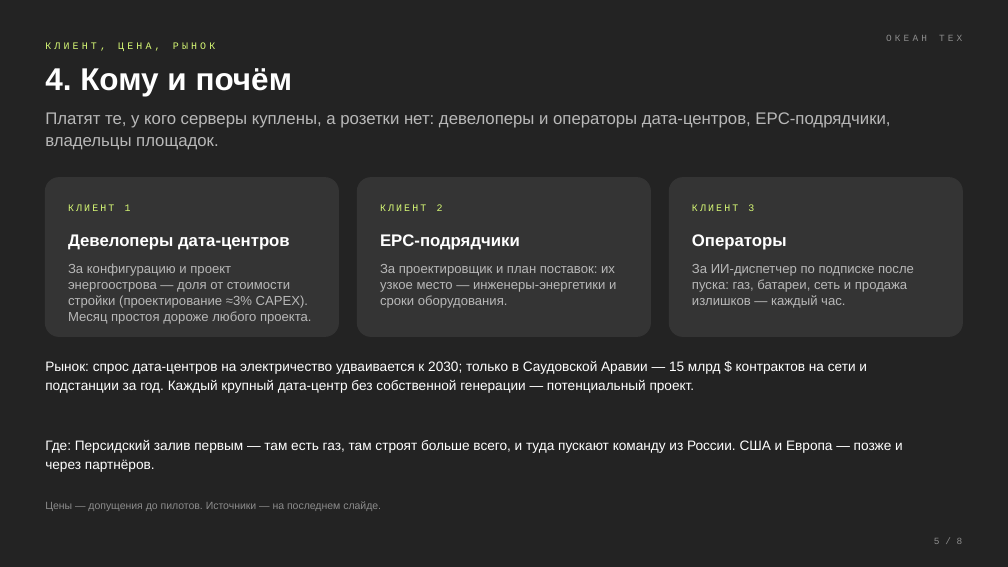
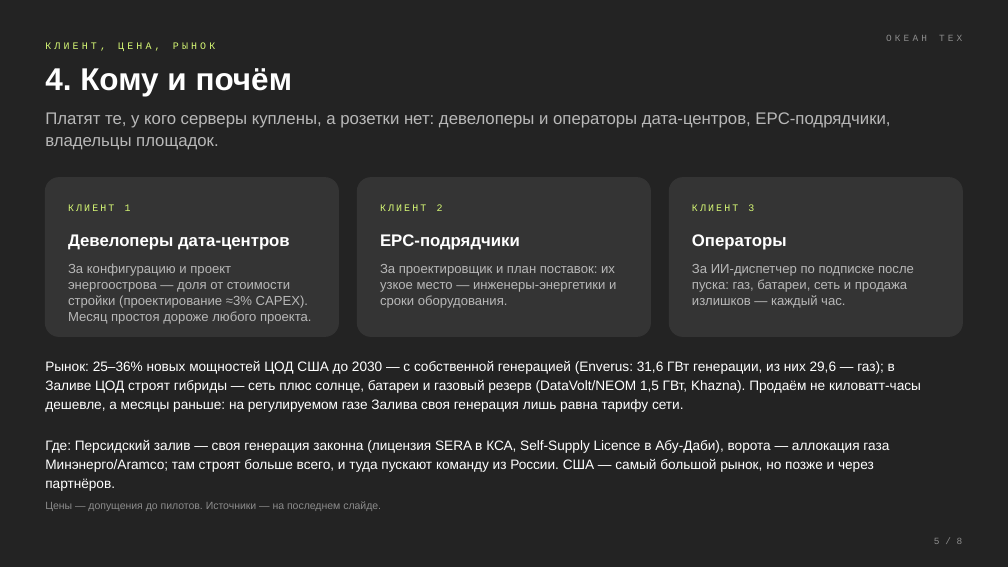
Before and after one commit to komoroshin/research, a slide deck: slide 5 of ai-case-library/research/ventures/grid-idea-island.pptx. Drawn at 1008x567 pixels with LibreOffice and Linux fonts; fonts in the diff are those of the drawing. Boxes give left, top, right and bottom in pixels: in the first picture for what was removed or moved away, otherwise in the second. Text is boxed around its words. In the diff, an @@ line names an element or a change of style, - is before the commit and + after.

```diff
--- a/ai-case-library/research/ventures/grid-idea-island.pptx
+++ b/ai-case-library/research/ventures/grid-idea-island.pptx
@@ text at <box>45,361,921,412</box>: text changed @@
-Рынок: спрос дата-центров на электричество удваивается к 2030; только в Саудовской Аравии — 15 млрд $ контрактов на сети и подстанции за год. Каждый крупный дата-центр без собственной генерации — потенциальный проект.
+Рынок: 25–36% новых мощностей ЦОД США до 2030 — с собственной генерацией (Enverus: 31,6 ГВт генерации, из них 29,6 — газ); в Заливе ЦОД строят гибриды — сеть плюс солнце, батареи и газовый резерв (DataVolt/NEOM 1,5 ГВт, Khazna). Продаём не киловатт-часы дешевле, а месяцы раньше: на регулируемом газе Залива своя генерация лишь равна тарифу сети.
@@ text at <box>45,440,889,491</box>: text changed @@
-Где: Персидский залив первым — там есть газ, там строят больше всего, и туда пускают команду из России. США и Европа — позже и через партнёров.
+Где: Персидский залив — своя генерация законна (лицензия SERA в КСА, Self-Supply Licence в Абу-Даби), ворота — аллокация газа Минэнерго/Aramco; там строят больше всего, и туда пускают команду из России. США — самый большой рынок, но позже и через партнёров.
```
Also in this commit, not shown: 7 other slides changed, 8 other files.
